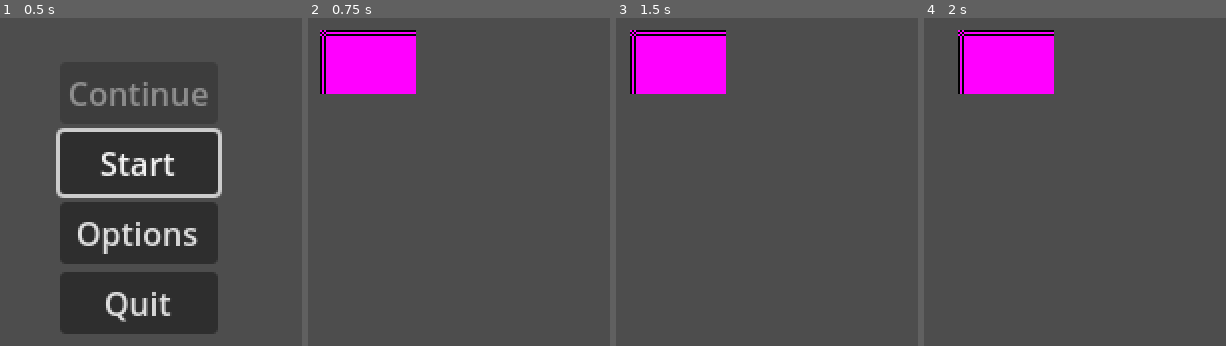
Above: before the commit, frames 1-4 (left to right).
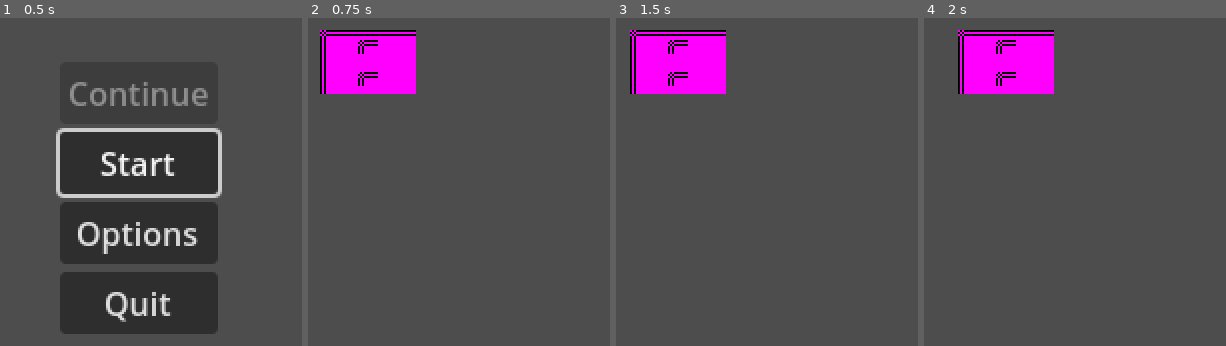
Above: after the commit, the same moments.

Repository: IRUSlan92I/ScrapFrontier
Game: Godot game, scene res://main.tscn
The game is run twice, just before and just after one commit, with the same random seed, the same clock (stepped at 60 frames per second) and the same inputs.
Inputs:
- Up to frame 1 (0.5 s): no input
- Up to frame 2 (0.75 s): click "Start" at 0.5 s
- Up to frame 3 (1.5 s): tap Enter at 1.25 s; hold Right (move_right) from 1.28 s (still down); tap Space (shoot_weapon_1) at 1.35 s
- Up to frame 4 (2 s): keep holding Right (move_right); tap Shift (shoot_weapon_2) at 1.55 s

Frame 1 is identical in both runs. In frame 2, 0.2% of the frame differs, in the area x 16-24%, y 6-21%; in frame 3, 0.2%; in frame 4, 0.2%.

Commit message:
Added Weapon

Diff:
--- a/game/entities/player.gd
+++ b/game/entities/player.gd
@@ -8,6 +8,14 @@
 		return $Ship.position
 
 
+func _input(event: InputEvent) -> void:
+	var weapons : Array = $Ship.weapons
+	var weapon_actions := { 0: "shoot_weapon_1", 1: "shoot_weapon_2" }
+	for index : int in weapon_actions:
+		if event.is_action_pressed(weapon_actions[index]) and weapons.size() > index:
+			$Ship.shoot(weapons[index])
+
+
 func _process(delta: float) -> void:
 	var input_direction := Input.get_vector("move_left", "move_right", "move_up", "move_down")
 	$Ship.accelerate(input_direction, delta)
--- a/game/entities/ship.gd
+++ b/game/entities/ship.gd
@@ -15,7 +15,11 @@
 @export var deceleration : int
 @export var max_speed : int
 
-#var _velocity : Vector2
+@onready var weapons : Array:
+	set(value):
+		pass
+	get:
+		return weapons
 
 
 func _ready() -> void:
@@ -23,13 +27,22 @@
 	texture.size = size
 	$Sprite2D.texture = texture
 
+	var weapons_by_offset := {
+		8: preload("res://game/entities/weapon.tscn").instantiate(),
+		-8: preload("res://game/entities/weapon.tscn").instantiate(),
+	}
+	for offset : int in weapons_by_offset:
+		var weapon : Node2D = weapons_by_offset[offset]
+		weapon.position = Vector2(0, offset)
+		add_child(weapon)
+		weapons.append(weapon)
+
 
 func _physics_process(_delta: float) -> void:
 	var was_collided := move_and_slide()
 	if was_collided:
 		var normal := get_wall_normal()
 		velocity -= normal.abs() * velocity
-	print(was_collided, get_wall_normal(), velocity)
 
 
 func accelerate(direction: Vector2, delta: float) -> void:
@@ -50,3 +63,8 @@
 		return current_speed + (decel if current_speed < 0 else -decel)
 	else:
 		return current_speed + accel
+
+
+func shoot(weapon: Node) -> void:
+	if weapon in weapons:
+		weapon.shoot()
--- /dev/null
+++ b/game/entities/weapon.gd
@@ -0,0 +1,11 @@
+extends Node2D
+
+
+func _ready() -> void:
+	var texture := PlaceholderTexture2D.new()
+	texture.size = Vector2(10, 7)
+	$Sprite2D.texture = texture
+
+
+func shoot() -> void:
+	print("shoot")
--- /dev/null
+++ b/game/entities/weapon.tscn
@@ -0,0 +1,8 @@
+[gd_scene load_steps=2 format=3 uid="uid://dwm4iejnbuhxo"]
+
+[ext_resource type="Script" uid="uid://dpqxs8hlql2o0" path="res://game/entities/weapon.gd" id="1_4oq3a"]
+
+[node name="Weapon" type="Node2D"]
+script = ExtResource("1_4oq3a")
+
+[node name="Sprite2D" type="Sprite2D" parent="."]
--- a/menu/credits.tscn
+++ b/menu/credits.tscn
@@ -14,6 +14,7 @@
 script = ExtResource("1_wp78b")
 
 [node name="VBoxContainer" type="VBoxContainer" parent="."]
+top_level = true
 layout_mode = 0
 offset_left = 100.0
 offset_top = 100.0
--- a/menu/main_menu.tscn
+++ b/menu/main_menu.tscn
@@ -8,6 +8,7 @@
 script = ExtResource("1_chmv6")
 
 [node name="VBoxContainer" type="VBoxContainer" parent="."]
+top_level = true
 layout_mode = 0
 offset_left = 100.0
 offset_top = 100.0
--- a/menu/options.tscn
+++ b/menu/options.tscn
@@ -14,6 +14,7 @@
 script = ExtResource("1_61pji")
 
 [node name="VBoxContainer" type="VBoxContainer" parent="."]
+top_level = true
 layout_mode = 0
 offset_left = 100.0
 offset_top = 100.0
--- a/menu/pause_menu.tscn
+++ b/menu/pause_menu.tscn
@@ -18,6 +18,7 @@
 script = ExtResource("1_inj1j")
 
 [node name="VBoxContainer" type="VBoxContainer" parent="."]
+top_level = true
 layout_mode = 0
 offset_left = 100.0
 offset_top = 100.0
Not shown, added: game/entities/weapon.gd.uid
